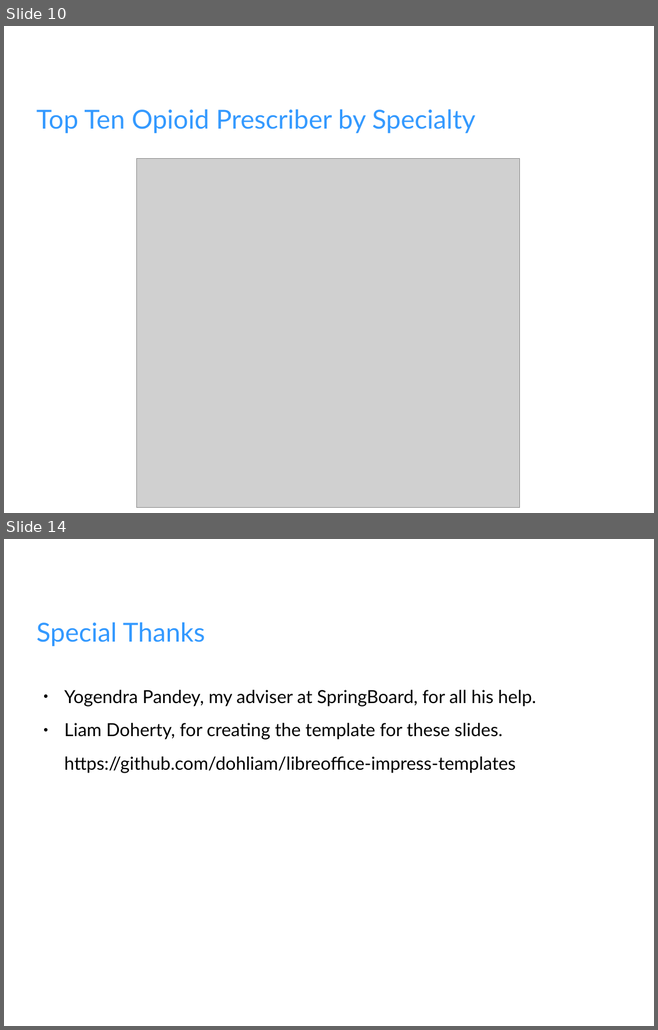
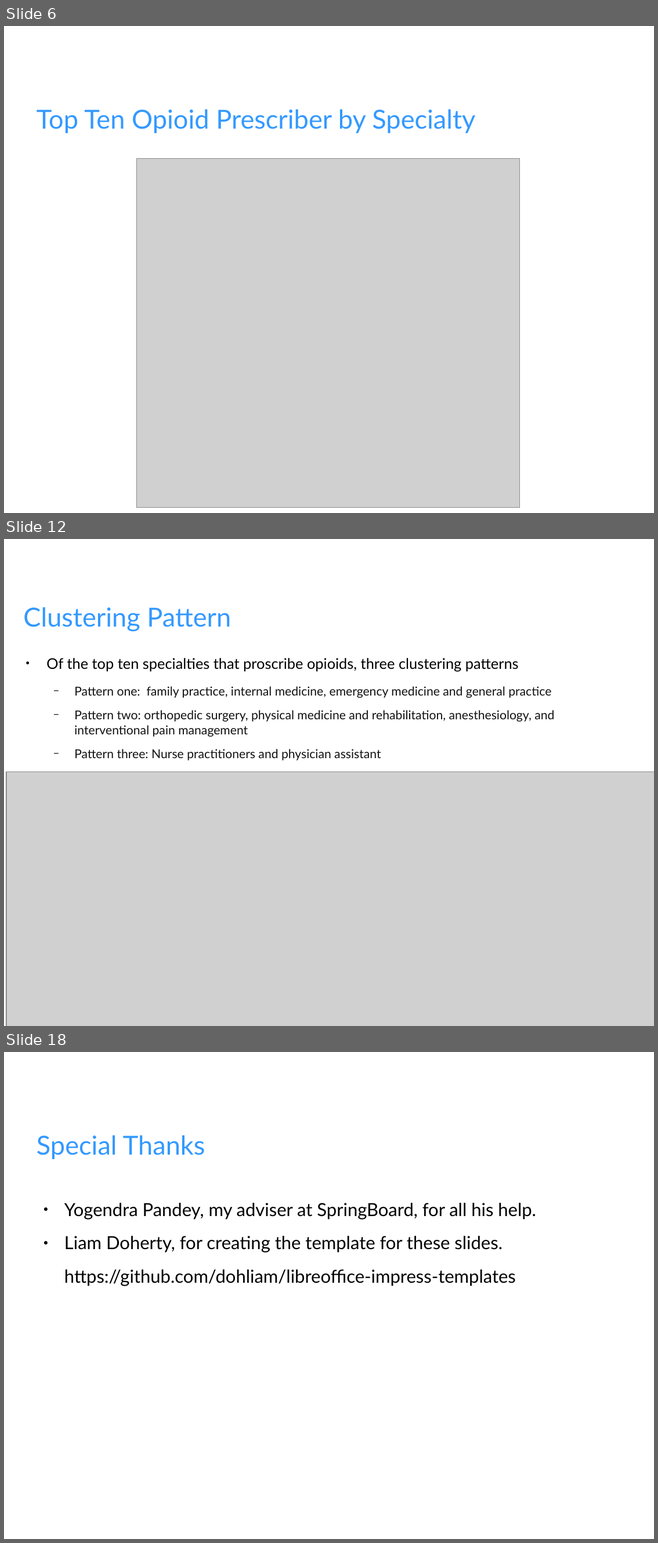
Before and after one commit to fullmetalchem15t/Springboard, a slide deck: opioid/Opoid_Slides.odp. Shown one above the other, each under a label of ours: slides 10 and 14 before the commit, slides 6, 12 and 18 after it; the slides between them are not shown. The pictures are 658x1030 and 658x1543 pixels, drawn with LibreOffice and Linux fonts; fonts in the diff are those of the drawing; grey boxes stand for pictures; background and template pictures are left out. Boxes give left, top, right and bottom in pixels: in the first picture for what was removed or moved away, otherwise in the second. Text is boxed around its words. In the diff, an @@ line names an element or a change of style, - is before the commit and + after.

Commit message:
Finished Opioid project

```diff
--- a/opioid/Opoid_Slides.odp
+++ b/opioid/Opoid_Slides.odp
@@ slide 12 added at (x1=4, y1=539, x2=654, y2=1026), background picture (left out) @@
@@ title added at (x1=23, y1=607, x2=231, y2=632), 32 pt, text #3399FF @@
+Clustering Pattern
@@ text added at (x1=46, y1=658, x2=554, y2=761), 15 pt, text #111111 @@
+● Of the top ten specialties that proscribe opioids, three clustering patterns
+  − Pattern one: family practice, internal medicine, emergency medicine and general practice
+  − Pattern two: orthopedic surgery, physical medicine and rehabilitation, anesthesiology, and interventional pain management
+  − Pattern three: Nurse practitioners and physician assistant
@@ picture added at (x1=6, y1=772, x2=654, y2=1026) @@
@@ what was slide 10 is now slide 6 @@
@@ what was slide 14 is now slide 18 @@
```
Also in this commit, not shown: 4 slides changed, 8 other slides added, 5 slides removed, 2 other files.
